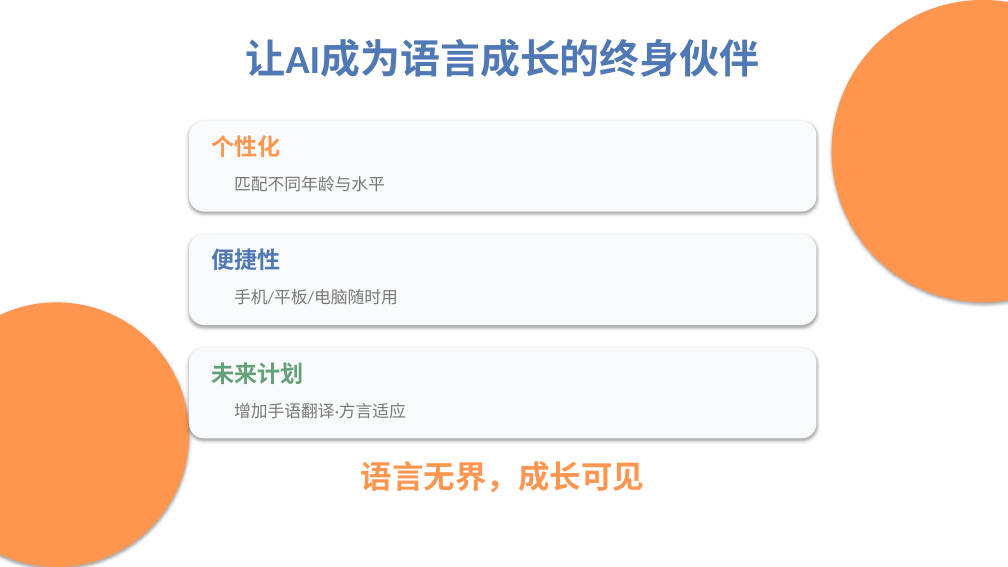
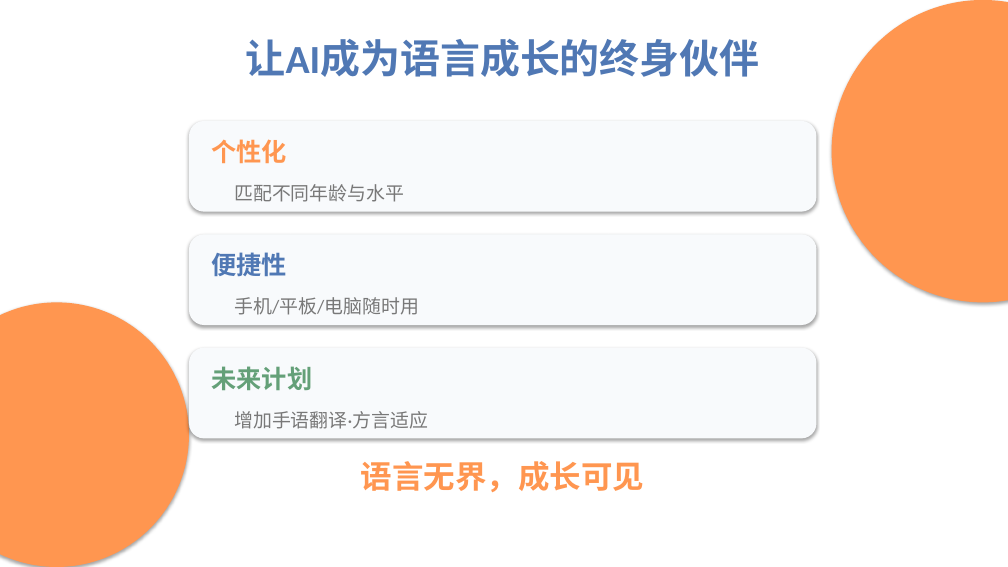
Before and after one commit to joannopan0124-hash/clone-git, a slide deck: slide 10 of 智能对话伙伴_创新版式.pptx. Drawn at 1008x567 pixels with LibreOffice and Linux fonts; fonts in the diff are those of the drawing. Boxes give left, top, right and bottom in pixels: in the first picture for what was removed or moved away, otherwise in the second. Text is boxed around its words. In the diff, an @@ line names an element or a change of style, - is before the commit and + after.

```diff
--- a/智能对话伙伴_创新版式.pptx
+++ b/智能对话伙伴_创新版式.pptx
@@ size 16 to 18 pt in 3 elements at [234,297,419,315], [234,411,428,429], [234,184,404,202] @@
@@ text "匹配不同年龄与水平": place and size @@
-text "匹配不同年龄与水平" at [234,176,385,192]
+text "匹配不同年龄与水平" at [234,184,404,202]
@@ text "手机/平板/电脑随时用": place and size @@
-text "手机/平板/电脑随时用" at [234,289,398,305]
+text "手机/平板/电脑随时用" at [234,297,419,315]
@@ size 22 to 24 pt in 3 elements at [212,139,288,163], [212,252,288,276], [212,366,313,390] @@
@@ text "增加手语翻译·方言适应": place and size @@
-text "增加手语翻译·方言适应" at [234,403,406,419]
+text "增加手语翻译·方言适应" at [234,411,428,429]
```
Also in this commit, not shown: 8 other slides changed, 1 other file.
